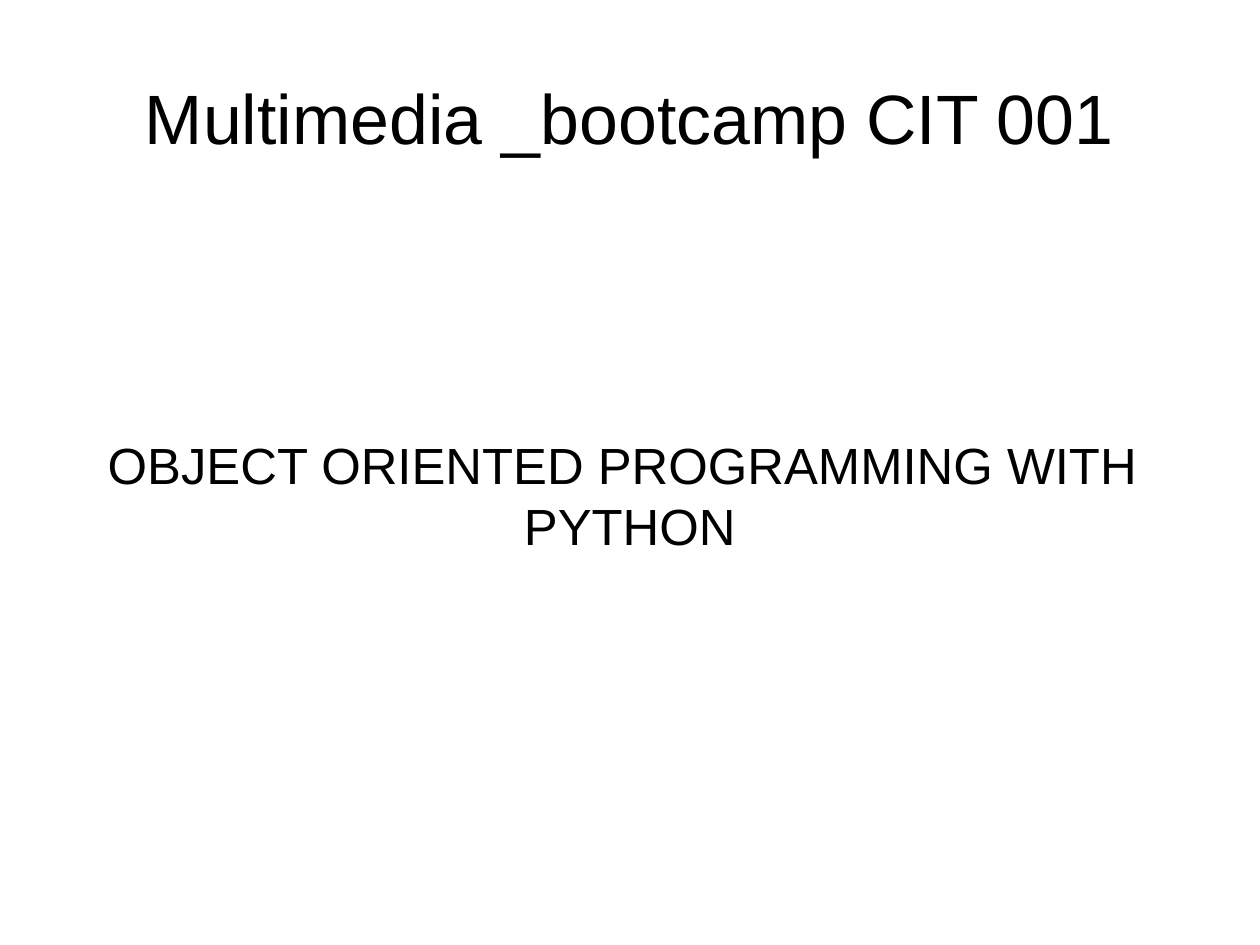
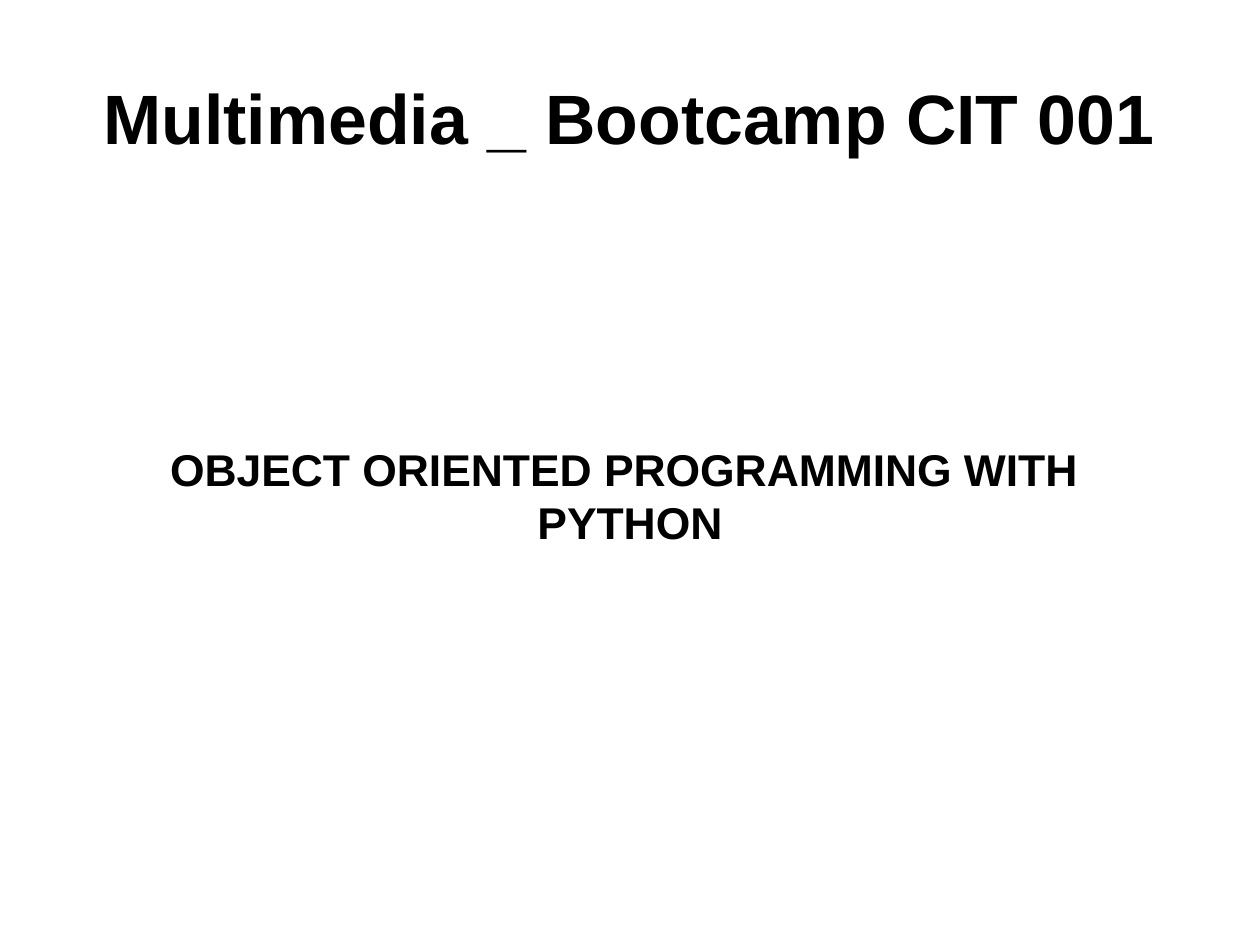
Before and after one commit to Austin0077/mmu_PythonBootcamp, a slide deck: slide 1 of notes/oop_python.odp. Drawn at 1260x945 pixels with LibreOffice and Linux fonts; fonts in the diff are those of the drawing. Boxes give left, top, right and bottom in pixels: in the first picture for what was removed or moved away, otherwise in the second. Text is boxed around its words. In the diff, an @@ line names an element or a change of style, - is before the commit and + after.

```diff
--- a/notes/oop_python.odp
+++ b/notes/oop_python.odp
@@ title at (104, 93, 1154, 157): text changed; bold on @@
-Multimedia _bootcamp CIT 001
+Multimedia _ Bootcamp CIT 001
@@ subtitle "OBJECT ORIENTED PROGRAMMING WITH" at (170, 455, 1077, 540): size 32 to 28 pt, bold on @@
```
Also in this commit, not shown: 1 other slide changed, 4 slides added, 1 slide removed, 2 other files.
